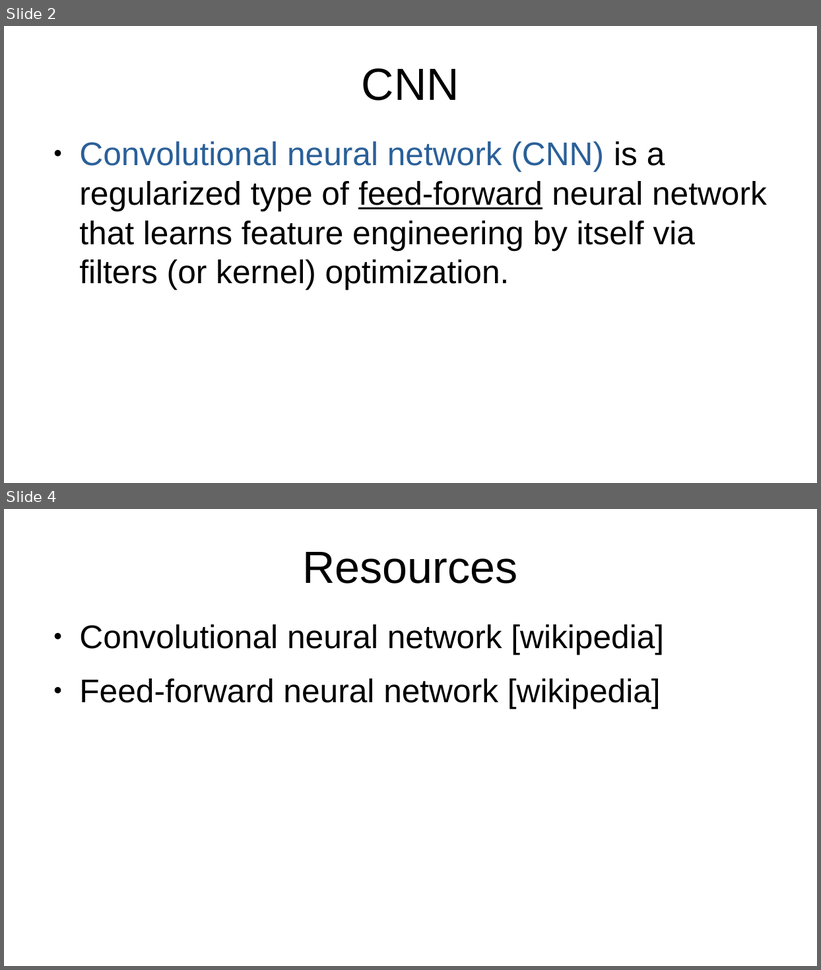
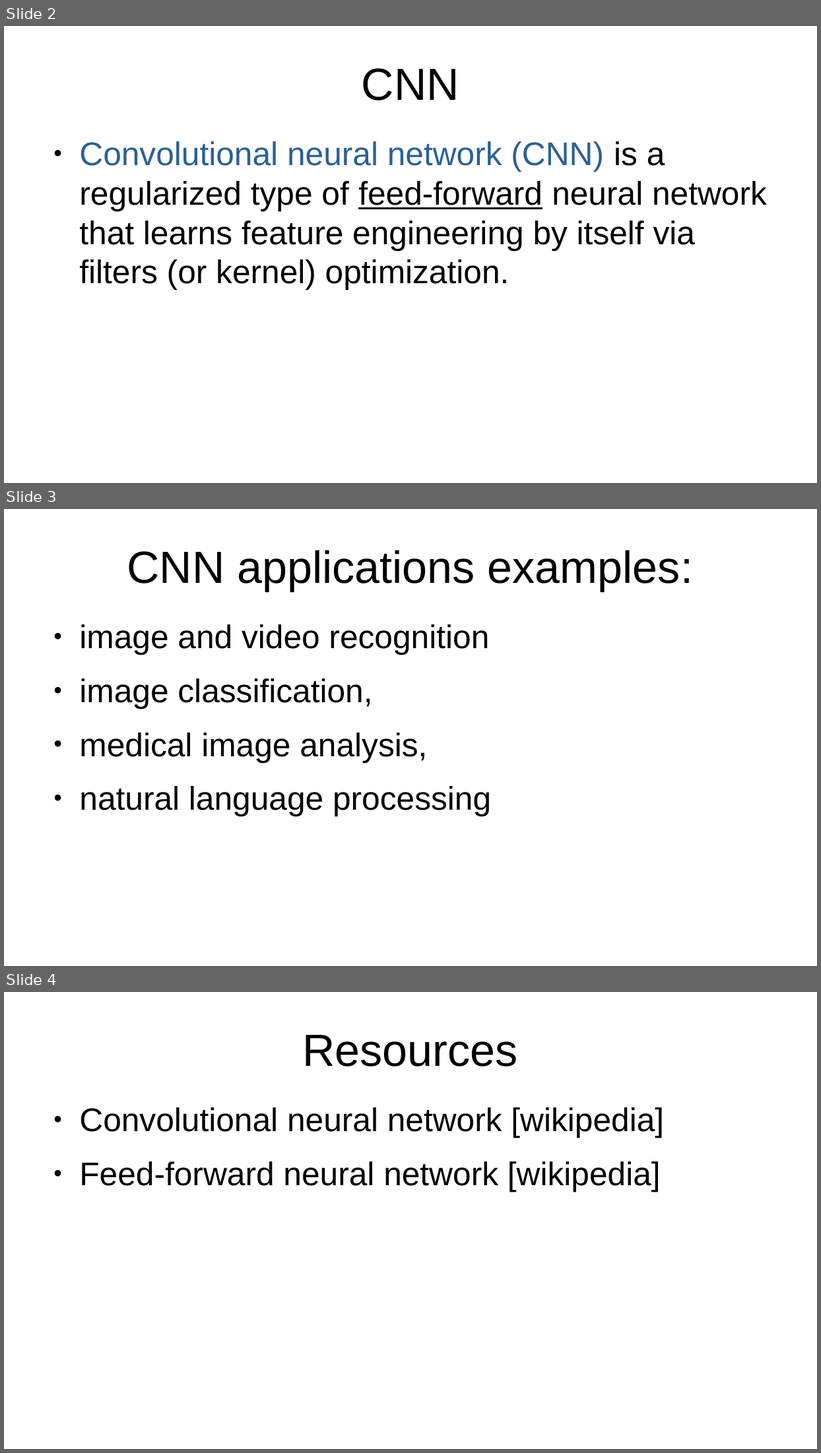
Before and after one commit to MoatasemGamal/ConvNN, a slide deck: CNN.odp. Shown one above the other, each under a label of ours: slides 2 and 4 before the commit, slides 2, 3 and 4 after it; the slides between them are not shown. The pictures are 821x970 and 821x1453 pixels, drawn with LibreOffice and Linux fonts; fonts in the diff are those of the drawing. Boxes give left, top, right and bottom in pixels: in the first picture for what was removed or moved away, otherwise in the second. Text is boxed around its words. In the diff, an @@ line names an element or a change of style, - is before the commit and + after.

Commit message:
add some examples for CNN applications

```diff
--- a/CNN.odp
+++ b/CNN.odp
@@ slide 3 added at bbox=[4, 509, 817, 966], background #FFFFFF @@
@@ title added at bbox=[127, 550, 693, 591], 44 pt, text #000000 @@
+CNN applications examples:
@@ text added at bbox=[79, 625, 491, 817], 32 pt, text #000000 @@
+● image and video recognition
+● image classification,
+● medical image analysis,
+● natural language processing
```
Also in this commit, not shown: 1 slide removed.
